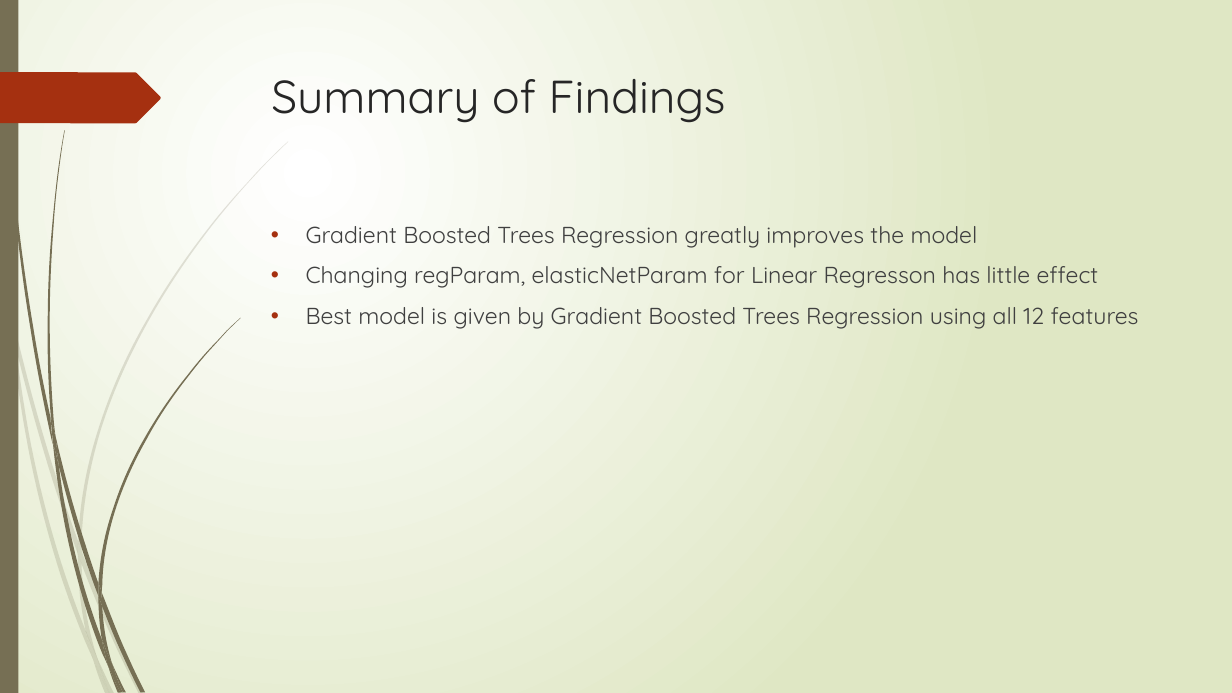
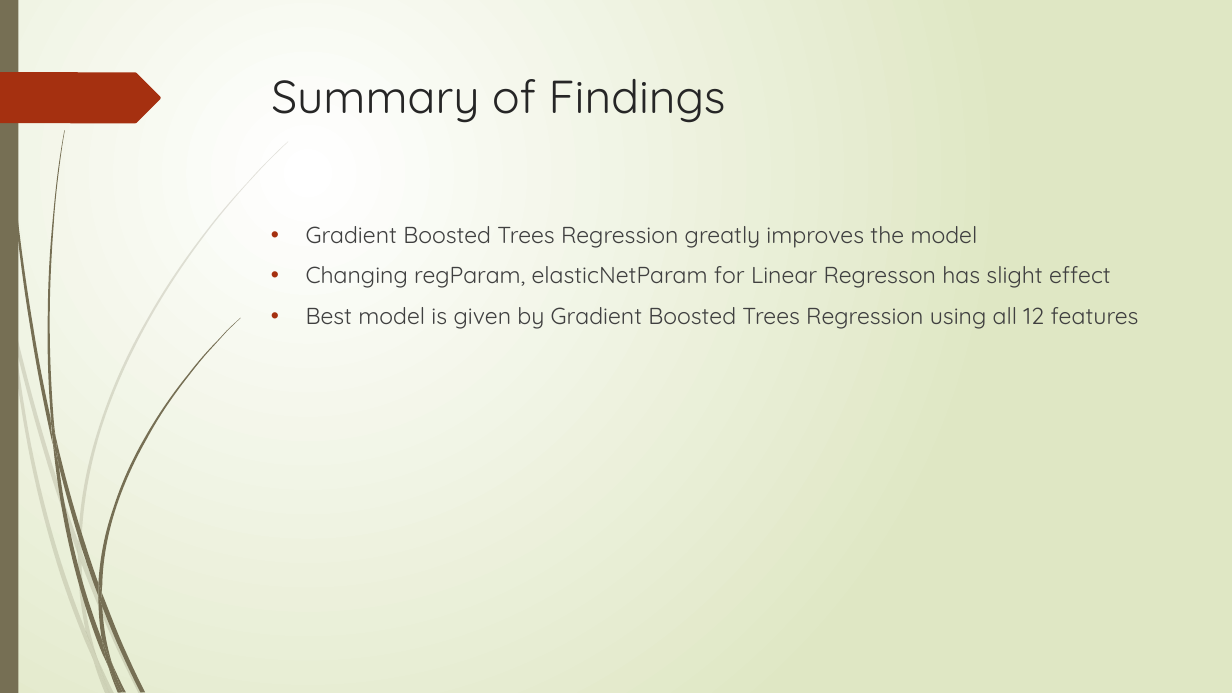
Before and after one commit to Flying-Bananasuar/MachineLearning, a slide deck: slide 22 of Predicting California Housing Price.pptx (slide 24 before the commit). Drawn at 1232x693 pixels with LibreOffice and Linux fonts; fonts in the diff are those of the drawing. Boxes give left, top, right and bottom in pixels: in the first picture for what was removed or moved away, otherwise in the second. Text is boxed around its words. In the diff, an @@ line names an element or a change of style, - is before the commit and + after.

```diff
--- a/Predicting California Housing Price.pptx
+++ b/Predicting California Housing Price.pptx
@@ text at (306,266,1111,288): text changed @@
-• Changing regParam, elasticNetParam for Linear Regresson has little effect
+• Changing regParam, elasticNetParam for Linear Regresson has slight effect
```
Also in this commit, not shown: 16 other slides changed, 2 slides removed.
